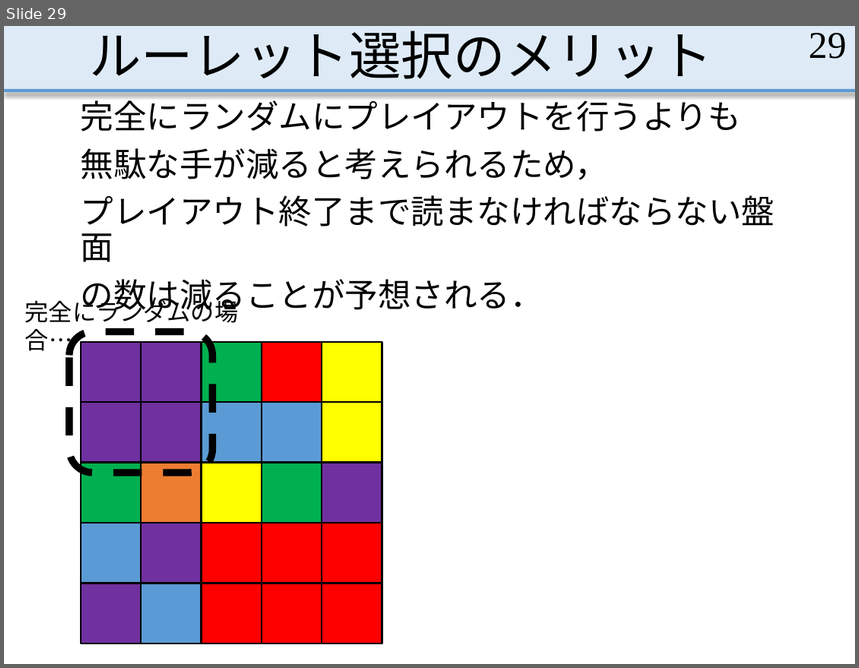
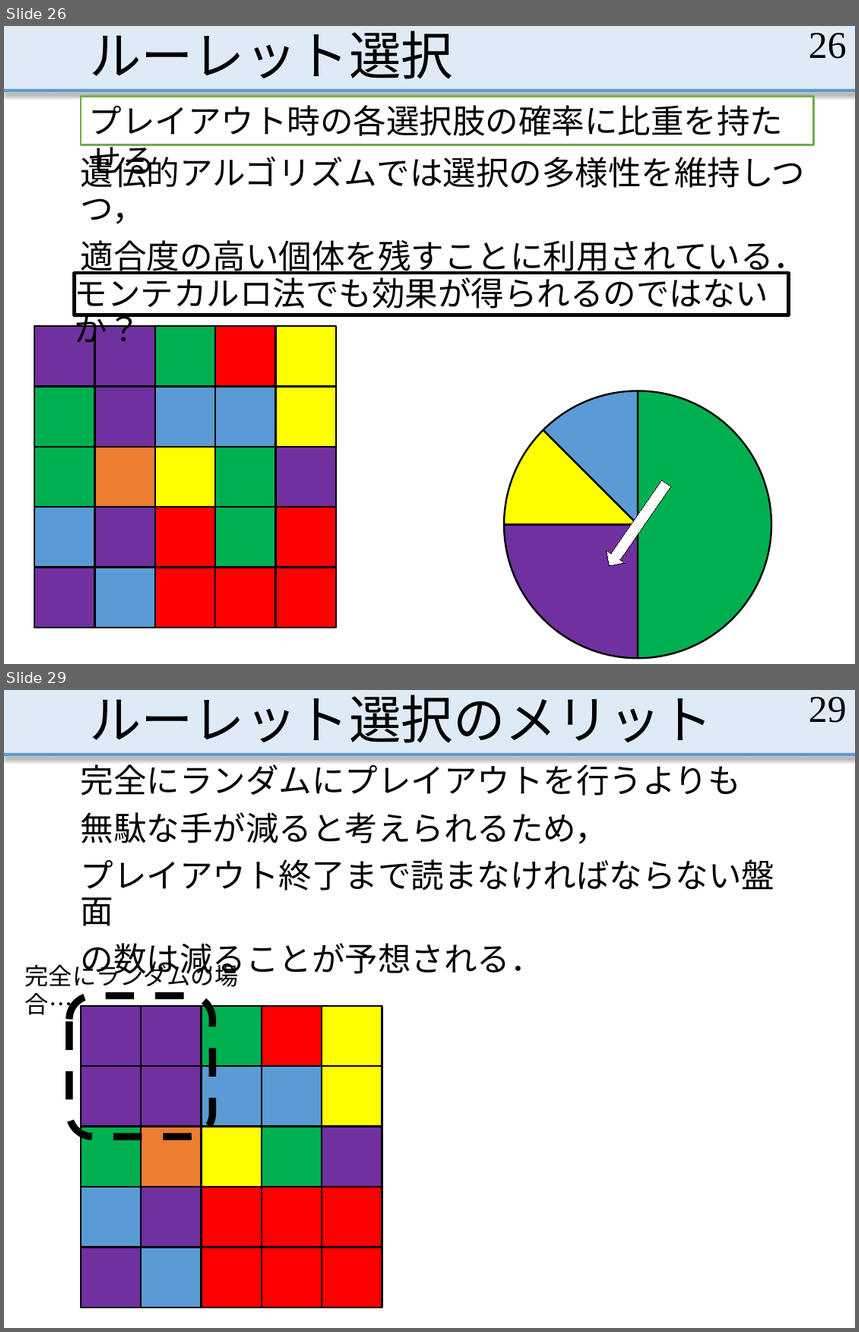
Before and after one commit to MasayaOda/SR, a slide deck: 190702oda.pptx. Shown one above the other, each under a label of ours: slide 29 before the commit, slides 26 and 29 after it; the slides between them are not shown. The pictures are 859x668 and 859x1332 pixels, drawn with LibreOffice and Linux fonts; fonts in the diff are those of the drawing. Boxes give left, top, right and bottom in pixels: in the first picture for what was removed or moved away, otherwise in the second. Text is boxed around its words. In the diff, an @@ line names an element or a change of style, - is before the commit and + after.

Commit message:
とりあえずいいかな

```diff
--- a/190702oda.pptx
+++ b/190702oda.pptx
@@ slide 26 added at (4, 26, 855, 664), background #FFFFFF; not listed: 2 template elements that a slide beside it also shows @@
@@ title added at (89, 31, 453, 79), 44 pt, text #000000 @@
+ルーレット選択
@@ page number added at (809, 33, 847, 59), 32 pt, text #000000 @@
+26
@@ rectangle added at (81, 97, 813, 145), fill #FFFFFF, outline #70AD47 1.5 pt, 28 pt, text #000000 @@
+プレイアウト時の各選択肢の確率に比重を持たせる
@@ text added at (81, 151, 807, 277), 28 pt, text #000000 @@
+遺伝的アルゴリズムでは選択の多様性を維持しつつ，
+適合度の高い個体を残すことに利用されている．
@@ rectangle added at (75, 273, 789, 316), fill #FFFFFF, outline #000000 3 pt, 28 pt, text #000000 @@
+モンテカルロ法でも効果が得られるのではないか？
@@ pie chart added at (493, 369, 784, 664) @@
+categories: 1, 2, 3, 4
+Series 1: 50, 25, 12, 12
@@ down arrow added at (600, 477, 676, 572), fill #FFFFFF, outline #000000 0.75 pt @@
@@ group added at (34, 326, 336, 628): 25 rectangles @@
```
Also in this commit, not shown: 14 slides changed, 5 other slides added.
